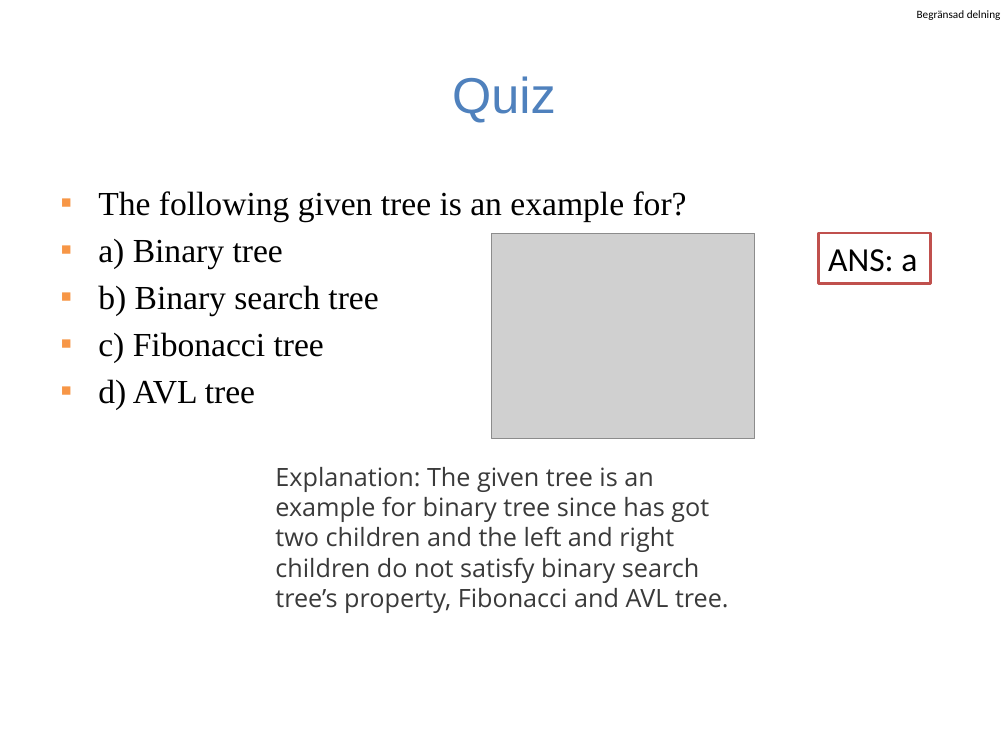
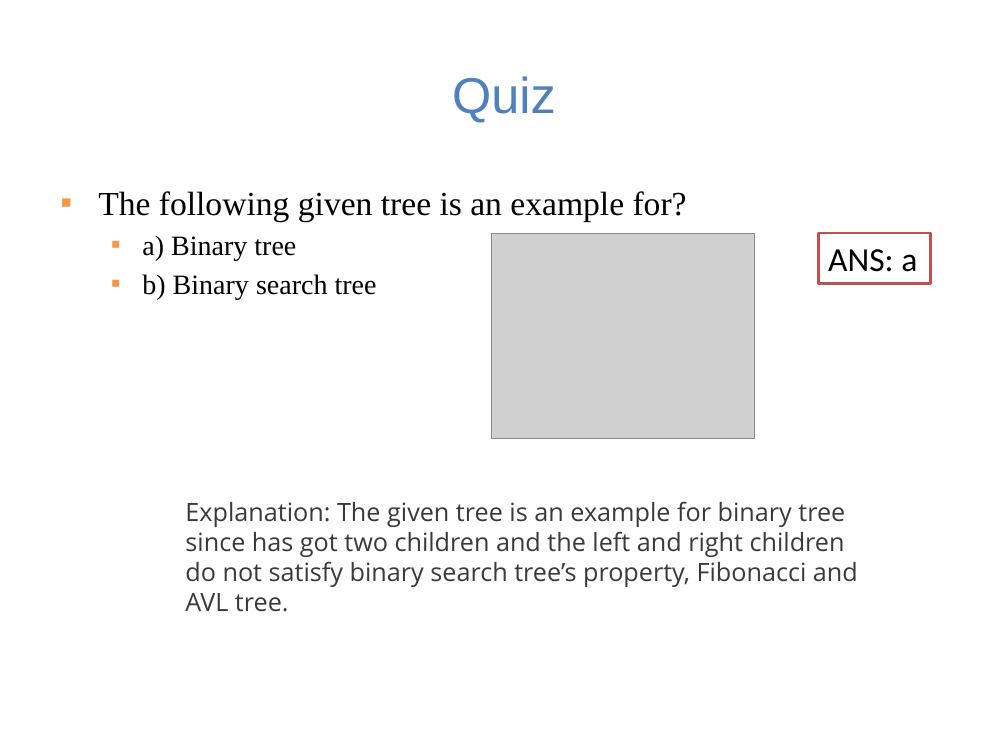
Before and after one commit to guhofstra/CSC111Fa25, a slide deck: slide 51 of PPTs/Lecture 8-binary search tree and trie.pptx (slide 54 before the commit). Drawn at 1008x756 pixels with LibreOffice and Linux fonts; fonts in the diff are those of the drawing; grey boxes stand for pictures. Boxes give left, top, right and bottom in pixels: in the first picture for what was removed or moved away, otherwise in the second. Text is boxed around its words. In the diff, an @@ line names an element or a change of style, - is before the commit and + after.

```diff
--- a/PPTs/Lecture 8-binary search tree and trie.pptx
+++ b/PPTs/Lecture 8-binary search tree and trie.pptx
@@ text removed at <box>917,10,1001,20</box> @@
-Begränsad delning
@@ text at <box>142,236,377,300</box>: size 24 to 20 pt in "a) Binary tree", "b) Binary search tree"; list level 1 to 2 in "a) Binary tree"; list level 1 to 2 in "b) Binary search tree" @@
@@ text at <box>98,332,324,409</box>: paragraphs removed @@
-▪ c) Fibonacci tree
-▪ d) AVL tree
@@ text "Explanation: The given tree is ..." rewrapped from <box>275,467,729,613</box> to <box>185,501,858,612</box> @@
```
Also in this commit, not shown: 54 other slides changed, 3 other files.
